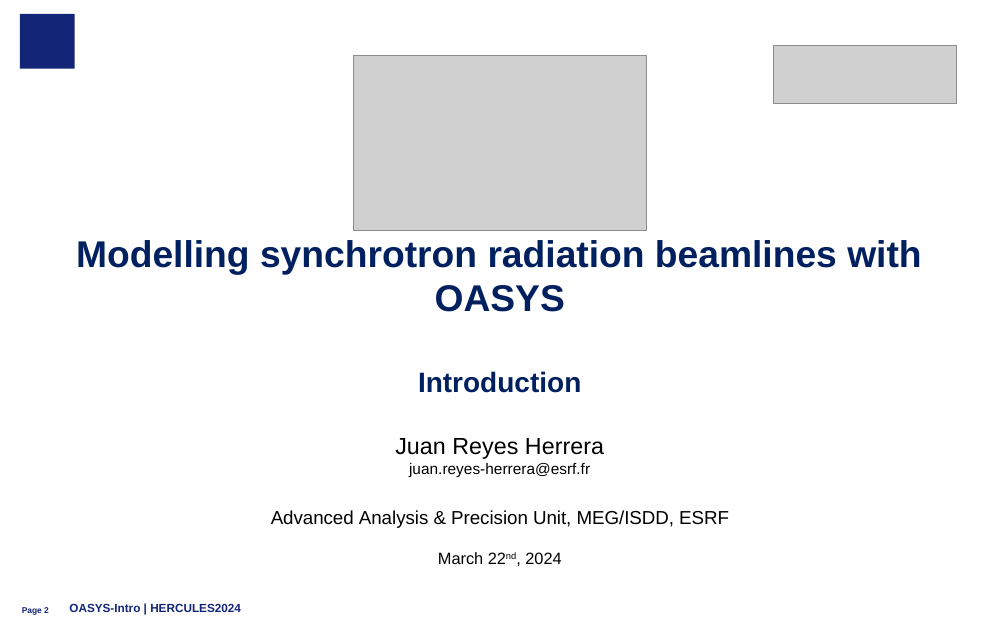
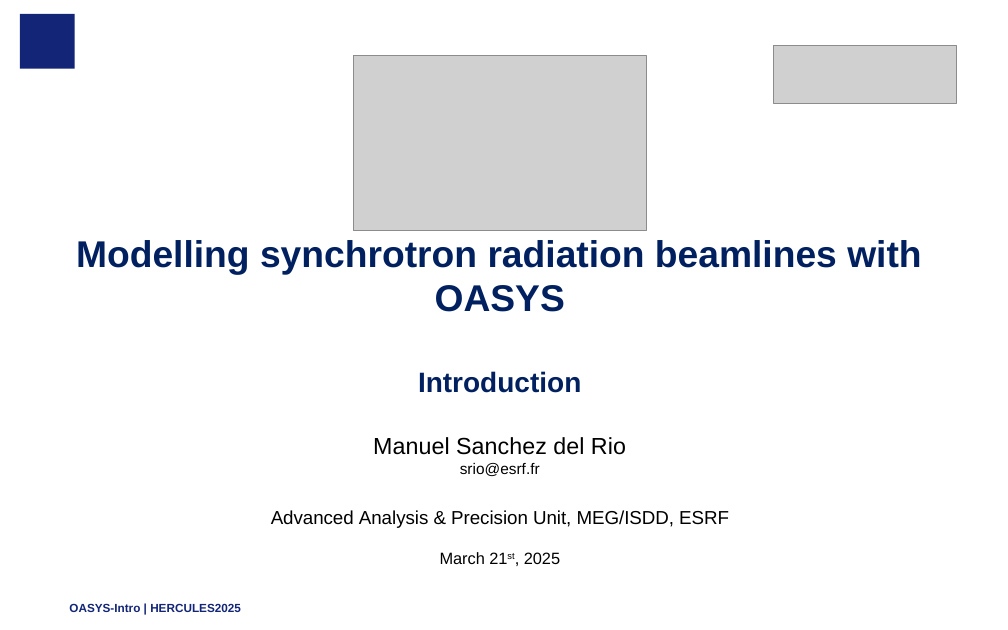
Before and after one commit to oasys-esrf-kit/oasys_hercules_2025, a slide deck: slide 2 of hercules2025_A_intro.pptx. Drawn at 1008x630 pixels with LibreOffice and Linux fonts; fonts in the diff are those of the drawing; grey boxes stand for pictures; background and template pictures are left out. Boxes give left, top, right and bottom in pixels: in the first picture for what was removed or moved away, otherwise in the second. Text is boxed around its words. In the diff, an @@ line names an element or a change of style, - is before the commit and + after.

```diff
--- a/hercules2025_A_intro.pptx
+++ b/hercules2025_A_intro.pptx
@@ text at [373,437,626,476]: text changed; size 11 to 16.7 pt @@
-Juan Reyes Herrera
-juan.reyes-herrera@esrf.fr
+Manuel Sanchez del Rio
+srio@esrf.fr
@@ text at [440,552,560,564]: text changed @@
-March 22nd, 2024
+March 21st, 2025
@@ page number removed at [22,607,49,615] @@
-Page 2
@@ text at [69,603,241,612]: text changed @@
-OASYS-Intro | HERCULES2024
+OASYS-Intro | HERCULES2025
```
Also in this commit, not shown: 14 other slides changed, 7 other files.
